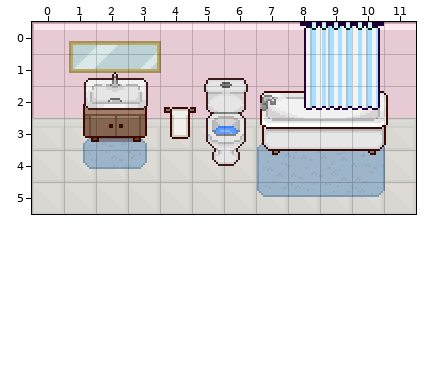
One commit to this Tiled map: public/assets/tiled/maps/baño/Baño.tmx. Above is the file before it was changed.
Cells are 16x16 px. Shown: x 0..11, y 0..5. Layer "Decoraciones" is drawn 0,-6 px off the grid.
After the commit:
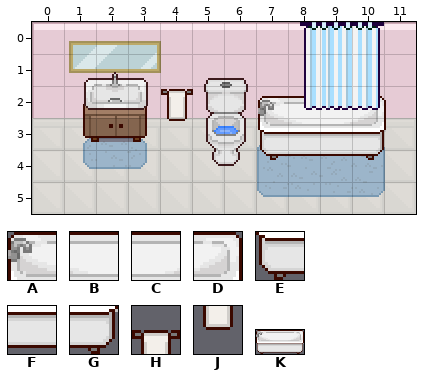
Key: from "BañoPorcelana": A 14, B 15, C 16, D 17, E 27, F 28, G 30; from "BañoTextiles": H 145, J 164; from "PorcelanaObject": K 0.
_ is an empty cell.
Objects are placed by their top-left corner, in cells (3,4 is the top-left corner of cell 3,4); size is 1x1 cell unless given.
From the commit log: Tamaño del personaje alineado a los mapas, interactividad bañera
The edit:
Layer "Decoraciones":
y 2: x 4 _ -> H
y 3: x 4 _ -> J
Layer "PorcelanaMove" (removed):
y 2: x 4 H -> _; x 7..10 ABCD -> ____
y 3: x 4 J -> _; x 7..10 EFFG -> ____
Layer "Muebles" (added):
added: K "Bañera" at 7.1,2.3 size 4x2
